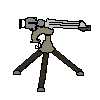
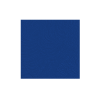
Comparing the layer stacks of the two (100, 100) images. Changes:
added group "water" with 1 layers above "consumer goods" over <box>20,19,80,79</box>
added layer "water.png copy" in group "water" over <box>20,19,80,79</box>
hid "Maxim gun copy", moved it into group "SFA" over <box>13,17,91,92</box>
